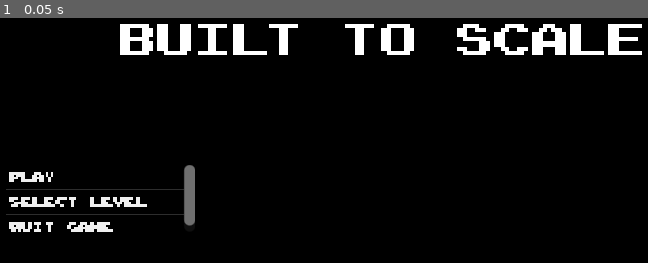
Above: before the commit, frame 1.
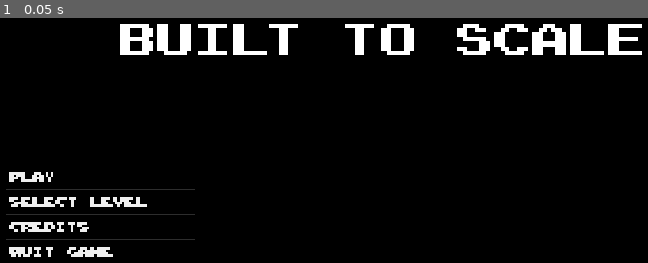
Above: after the commit, the same moment.

Repository: ricklusuardi/BuiltToScale2024
Game: Godot game, scene res://MainMenu.tscn
The game is run twice, just before and just after one commit, with the same random seed, the same clock (stepped at 60 frames per second) and the same inputs.
Inputs:
- Up to frame 1 (0.05 s): no input

The runs differ from the first frame. In frame 1, 1.3% of the frame differs, in the area x 0-31%, y 60-98%.

Commit message:
added credits

Diff:
--- a/MainMenu.gd
+++ b/MainMenu.gd
@@ -21,6 +21,8 @@
 	elif (index == 1):
 		$LevelSelect.visible = true
 	elif (index ==2):
+		get_tree().change_scene_to_file("res://credits_menu.tscn")
+	elif (index ==2):
 		get_tree().quit()
 
 
--- a/MainMenu.tscn
+++ b/MainMenu.tscn
@@ -41,16 +41,17 @@
 offset_left = 32.0
 offset_top = 200.0
 offset_right = 168.0
-offset_bottom = 248.0
+offset_bottom = 272.0
 focus_mode = 0
 theme_override_colors/font_color = Color(0.93845, 0.93845, 0.93845, 1)
 theme_override_fonts/font = ExtResource("3_swxah")
 theme_override_font_sizes/font_size = 10
 theme_override_styles/panel = SubResource("StyleBoxFlat_4y6jg")
-item_count = 3
+item_count = 4
 item_0/text = "Play"
 item_1/text = "Select Level"
-item_2/text = "Quit Game"
+item_2/text = "Credits"
+item_3/text = "Quit Game"
 
 [node name="LevelSelect" type="ItemList" parent="."]
 visible = false
--- /dev/null
+++ b/credits_menu.gd
@@ -0,0 +1,15 @@
+extends Control
+
+
+# Called when the node enters the scene tree for the first time.
+func _ready():
+	pass # Replace with function body.
+
+
+# Called every frame. 'delta' is the elapsed time since the previous frame.
+func _process(delta):
+	pass
+
+
+func _on_button_pressed():
+	get_tree().change_scene_to_file("res://MainMenu.tscn")
--- /dev/null
+++ b/credits_menu.tscn
@@ -0,0 +1,111 @@
+[gd_scene load_steps=4 format=3 uid="uid://jkrjw8725bjg"]
+
+[ext_resource type="Texture2D" uid="uid://bqgbx7ekke07d" path="res://sprite/SpaceBackground.png" id="1_myt8q"]
+[ext_resource type="Script" path="res://credits_menu.gd" id="1_yes4i"]
+[ext_resource type="FontFile" uid="uid://bsxcw5op6n14l" path="res://fonts/joystix monospace.otf" id="2_cmiun"]
+
+[node name="CreditsMenu" type="Control"]
+layout_mode = 3
+anchors_preset = 15
+anchor_right = 1.0
+anchor_bottom = 1.0
+grow_horizontal = 2
+grow_vertical = 2
+script = ExtResource("1_yes4i")
+metadata/_edit_lock_ = true
+
+[node name="SpaceBackground" type="Sprite2D" parent="."]
+position = Vector2(576, 336)
+scale = Vector2(2.08667, 1.82)
+texture = ExtResource("1_myt8q")
+metadata/_edit_lock_ = true
+
+[node name="Label" type="Label" parent="."]
+layout_mode = 0
+offset_left = 64.0
+offset_top = 40.0
+offset_right = 336.0
+offset_bottom = 88.0
+theme_override_fonts/font = ExtResource("2_cmiun")
+theme_override_font_sizes/font_size = 40
+text = "CREDITS"
+
+[node name="Label2" type="Label" parent="."]
+offset_left = 64.0
+offset_top = 112.0
+offset_right = 344.0
+offset_bottom = 136.0
+theme_override_fonts/font = ExtResource("2_cmiun")
+theme_override_font_sizes/font_size = 20
+text = "Game designers"
+
+[node name="Label3" type="Label" parent="."]
+offset_left = 64.0
+offset_top = 144.0
+offset_right = 336.0
+offset_bottom = 183.0
+theme_override_fonts/font = ExtResource("2_cmiun")
+theme_override_font_sizes/font_size = 15
+text = "Riccardo Lusuardi
+Sebastiano Zezza"
+
+[node name="Label4" type="Label" parent="."]
+offset_left = 64.0
+offset_top = 200.0
+offset_right = 344.0
+offset_bottom = 224.0
+theme_override_fonts/font = ExtResource("2_cmiun")
+theme_override_font_sizes/font_size = 20
+text = "Assets used*
+"
+
+[node name="Label5" type="Label" parent="."]
+offset_left = 64.0
+offset_top = 232.0
+offset_right = 976.0
+offset_bottom = 620.0
+theme_override_fonts/font = ExtResource("2_cmiun")
+theme_override_font_sizes/font_size = 11
+text = "robot tileset (0x72_16x16RobotTileset.v1.png): https://0x72.itch.io/16x16-robot-tileset
+
+metal steps (397285__revolverssmoke__step-in-metall-1.wav): https://freesound.org/people/revolverssmoke/sounds/397285/
+
+metal steps (final) (696374__sanderboah__walking-on-metal.wav): https://freesound.org/people/Sanderboah/sounds/696374/
+
+bouncing sound (478338__joao_janz__bouncing-power-up-1_1.wav): https://freesound.org/people/Joao_Janz/sounds/478338/
+
+size increase sound (588251__romeo_kaleikau__power-up-regeneration-sfx.aup3-shm):https://freesound.org/people/Romeo_Kaleikau/sounds/588251/
+
+particle effects: https://ragnapixel.itch.io/particle-fx
+
+font (joystix monospace): https://www.1001fonts.com/joystix-font.html
+
+space runner assets: https://mattwalkden.itch.io/free-space-runner-pack
+
+sci fi lab tileset: https://foozlecc.itch.io/sci-fi-lab-tileset-decor-traps
+
+firethrower sounds: https://freesound.org/people/Nic3_one/sounds/166543/
+"
+autowrap_mode = 1
+
+[node name="Label6" type="Label" parent="."]
+offset_left = 816.0
+offset_top = 64.0
+offset_right = 1120.0
+offset_bottom = 145.0
+theme_override_fonts/font = ExtResource("2_cmiun")
+theme_override_font_sizes/font_size = 11
+text = "*some of the assets used, especially the sounds, were modified before being implemented in game."
+autowrap_mode = 2
+
+[node name="Button" type="Button" parent="."]
+layout_mode = 0
+offset_left = 904.0
+offset_top = 560.0
+offset_right = 1132.0
+offset_bottom = 616.0
+theme_override_fonts/font = ExtResource("2_cmiun")
+theme_override_font_sizes/font_size = 20
+text = "Back To Menu"
+
+[connection signal="pressed" from="Button" to="." method="_on_button_pressed"]
